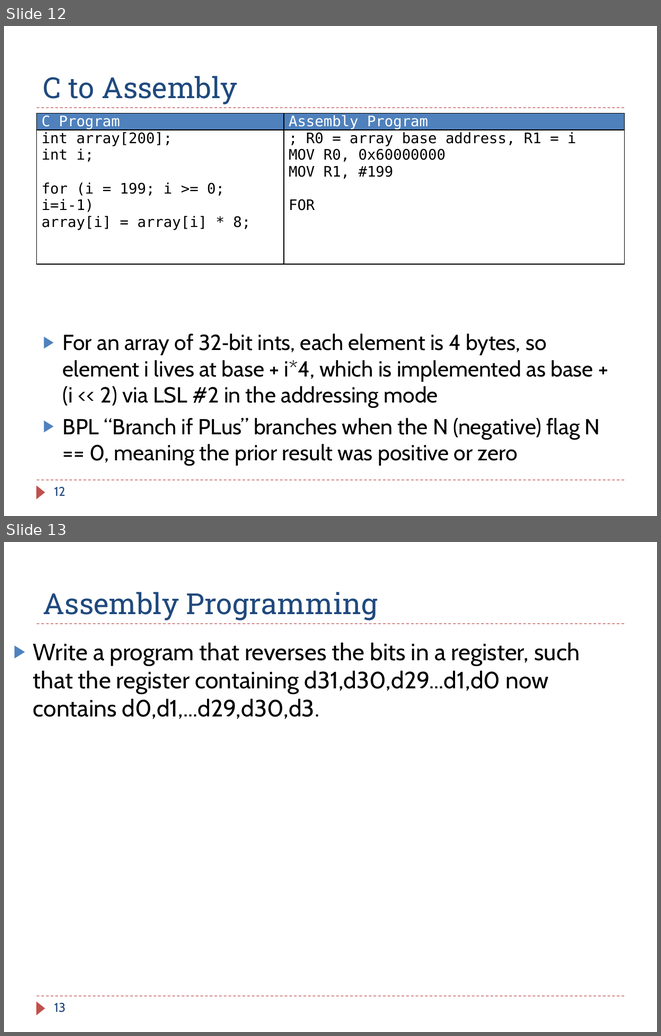
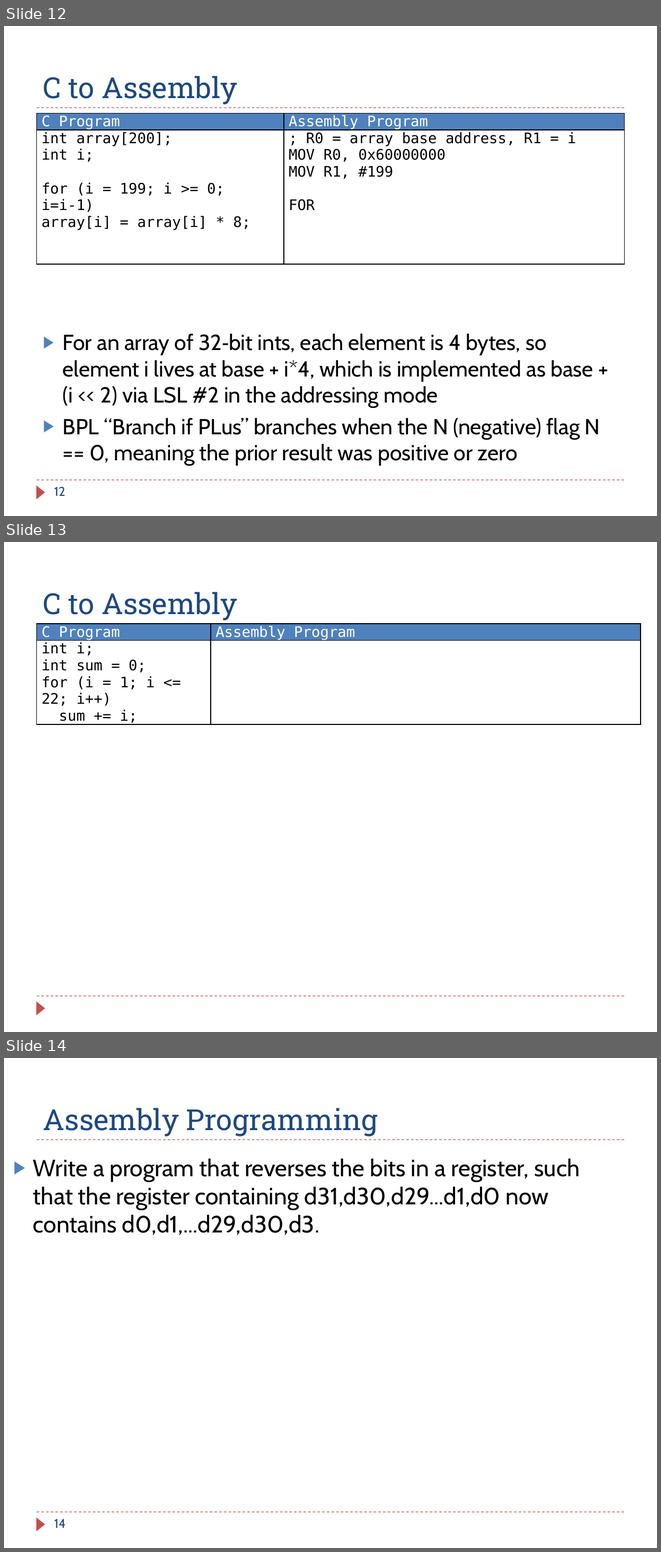
Before and after one commit to guhofstra/CSC111Fa25, a slide deck: PPTs/Ch6_ARM_Control_Flow_Exercises.pptx. Shown one above the other, each under a label of ours: slides 12 and 13 before the commit, slides 12, 13 and 14 after it. The pictures are 661x1036 and 661x1552 pixels, drawn with LibreOffice and Linux fonts; fonts in the diff are those of the drawing. Boxes give left, top, right and bottom in pixels: in the first picture for what was removed or moved away, otherwise in the second. Text is boxed around its words. In the diff, an @@ line names an element or a change of style, - is before the commit and + after.

```diff
--- a/PPTs/Ch6_ARM_Control_Flow_Exercises.pptx
+++ b/PPTs/Ch6_ARM_Control_Flow_Exercises.pptx
@@ slide 13 added at <box>4,542,657,1032</box>, background #FFFFFF; not listed: 3 template elements that a slide beside it also shows @@
@@ title added at <box>43,592,237,620</box>, 32 pt, text #1F497D @@
+C to Assembly
@@ table added at <box>37,624,641,728</box>, 2 rows, 2 columns @@
+C Program | Assembly Program
+int i; / int sum = 0; / for (i = 1; i <= 22; i++) / sum += i; | 
@@ what was slide 13 is now slide 14 @@
@@ page number at <box>54,1519,66,1528</box>: text changed @@
-13
+14
```
Also in this commit, not shown: 2 other files.
